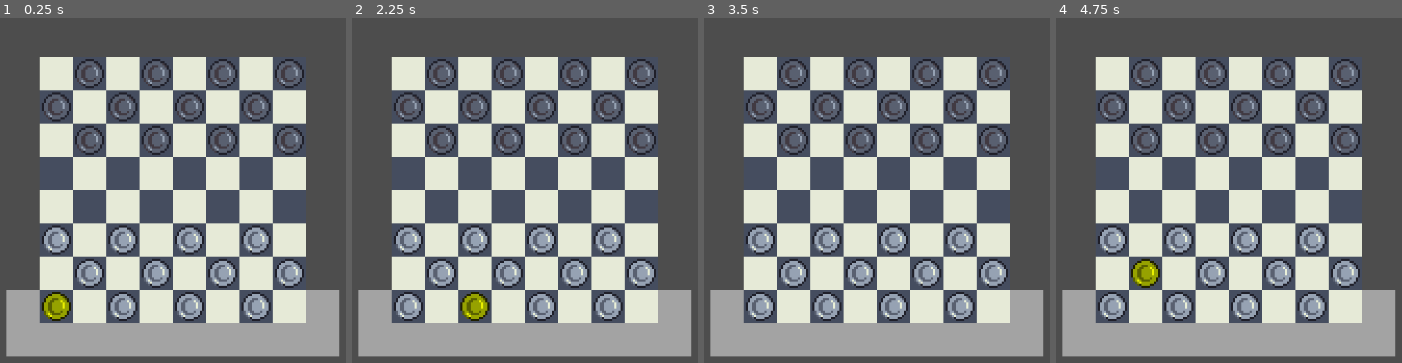
Above: before the commit, frames 1-4 (left to right).
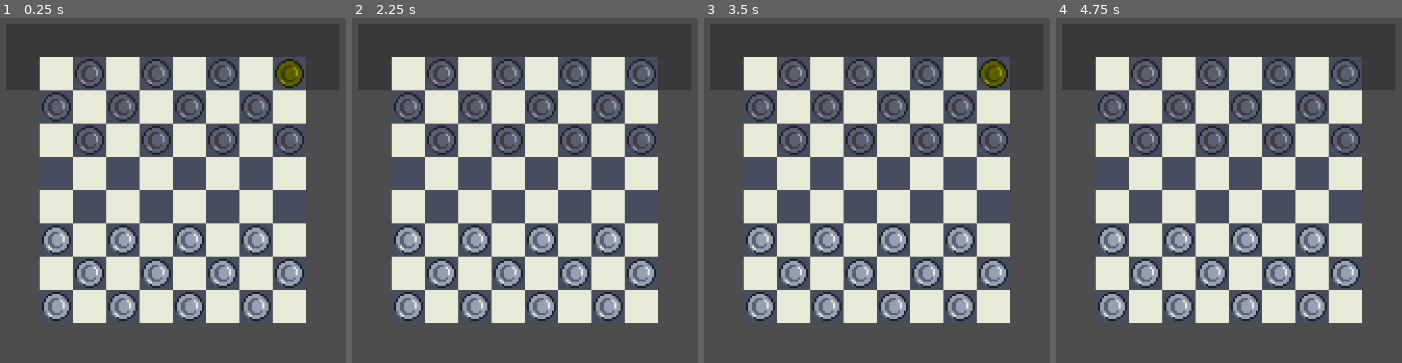
Above: after the commit, the same moments.

Repository: NotEuanB/IMY300
Game: Godot game, scene res://Scenes/main.tscn
The game is run twice, just before and just after one commit, with the same random seed, the same clock (stepped at 60 frames per second) and the same inputs.
Inputs (mouse positions are in pixels of both pictures, inside the frame that each line leads up to):
- Up to frame 1 (0.25 s): no input
- Up to frame 2 (2.25 s): tap Enter at 0.5, 0.6, 1.35, 2, 2.1 s; move the mouse to (outside the picture) at 0.52 s; hold Right 0.53-1.28 s; click (outside the picture) at 0.67 s; tap Space at 0.77, 1.25, 1.52 s; move the mouse to (383, 197) at 1.27 s; hold Down 1.28-2.03 s; move the mouse to (621, 73) at 2.02 s; hold Right from 2.03 s (still down)
- Up to frame 3 (3.5 s): tap Space at 2.75, 3.02 s; move the mouse to (852, 262) at 2.77 s; release Right at 2.78 s; hold Up from 2.78 s (still down); tap Enter at 2.85 s; click (852, 262) at 2.92 s
- Up to frame 4 (4.75 s): tap Enter at 3.5, 3.6, 4.35 s; move the mouse to (outside the picture) at 3.52 s; release Up at 3.53 s; hold Left from 3.53 s (still down); tap Space at 3.77, 4.25, 4.52 s; move the mouse to (outside the picture) at 4.27 s

The runs differ from the first frame. In frame 1, 12% of the frame differs, in the area x 1-98%, y 11-99%; in frame 2, 12%; in frame 3, 12%; in frame 4, 12%.

Commit message:
Fixed starting position

Diff:
--- a/IMY300_BoardGame/checkers.gd
+++ b/IMY300_BoardGame/checkers.gd
@@ -24,11 +24,11 @@
 # 1 = white piece
 
 var board : Array
-var white : bool = true
+var white : bool = false
 var state : bool = false
 var moves = []
 var selected_piece : Vector2
-var selected_square : Vector2 = Vector2(0, 0)  # New variable to track the selected square
+var selected_square : Vector2 = Vector2(7, 7)  # New variable to track the selected square
 
 func _ready() -> void:
 	board.append([1, 0, 1, 0, 1, 0, 1, 0])
Not shown, changed: IMY300_BoardGame/export_presets.cfg
Not shown, changed: IMY300_BoardGame/IMY300_Checkers.exe
Not shown, changed: IMY300_BoardGame/IMY300_Checkers.pck
